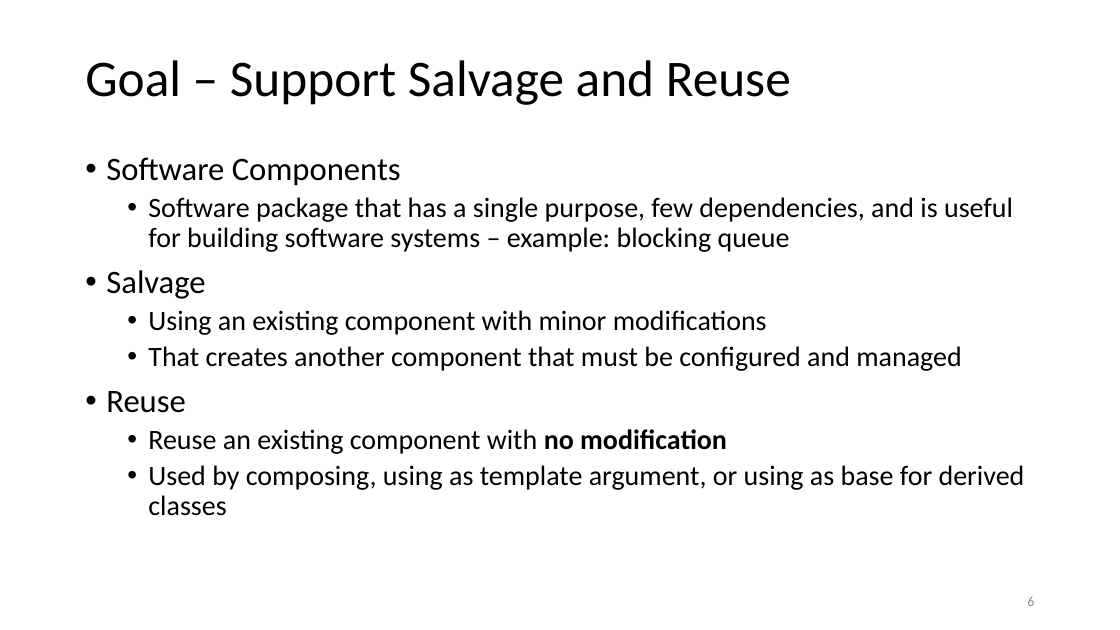
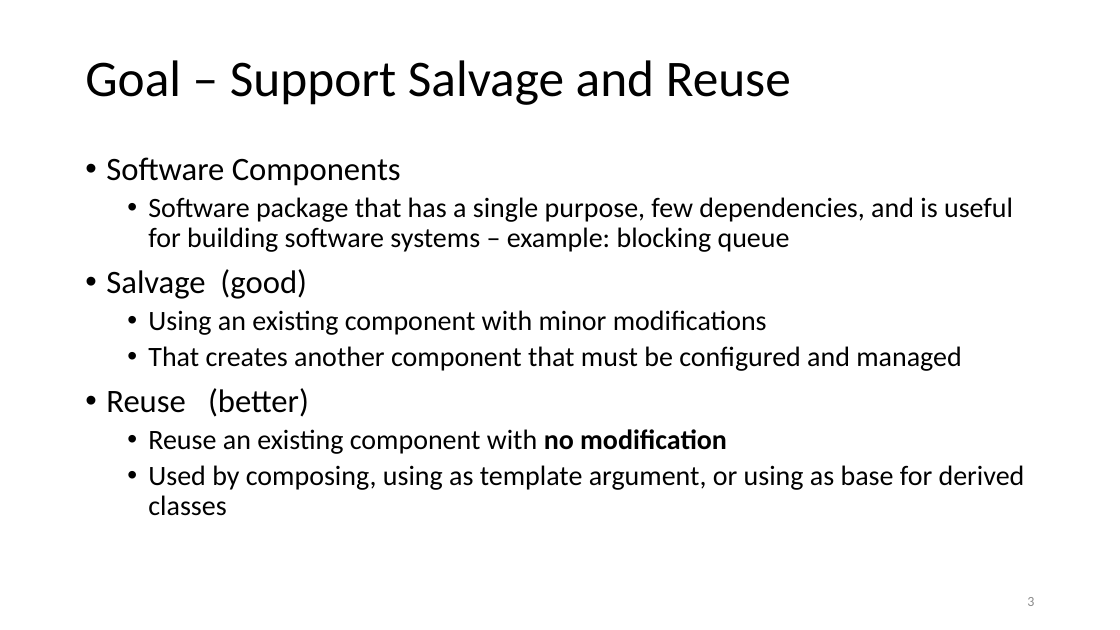
Before and after one commit to JimFawcett/JimFawcett.github.io, a slide deck: slide 3 of Resources/PublishingSourceCode.pptx (slide 6 before the commit). Drawn at 1120x630 pixels with LibreOffice and Linux fonts; fonts in the diff are those of the drawing. Boxes give left, top, right and bottom in pixels: in the first picture for what was removed or moved away, otherwise in the second. Text is boxed around its words. In the diff, an @@ line names an element or a change of style, - is before the commit and + after.

```diff
--- a/Resources/PublishingSourceCode.pptx
+++ b/Resources/PublishingSourceCode.pptx
@@ text at (106, 269, 307, 299): text changed @@
-• Salvage
+• Salvage (good)
@@ text at (106, 388, 309, 417): text changed @@
-• Reuse
+• Reuse (better)
@@ page number at (1027, 597, 1034, 606): text changed @@
-6
+3
```
Also in this commit, not shown: 6 other slides changed, 6 other files.
